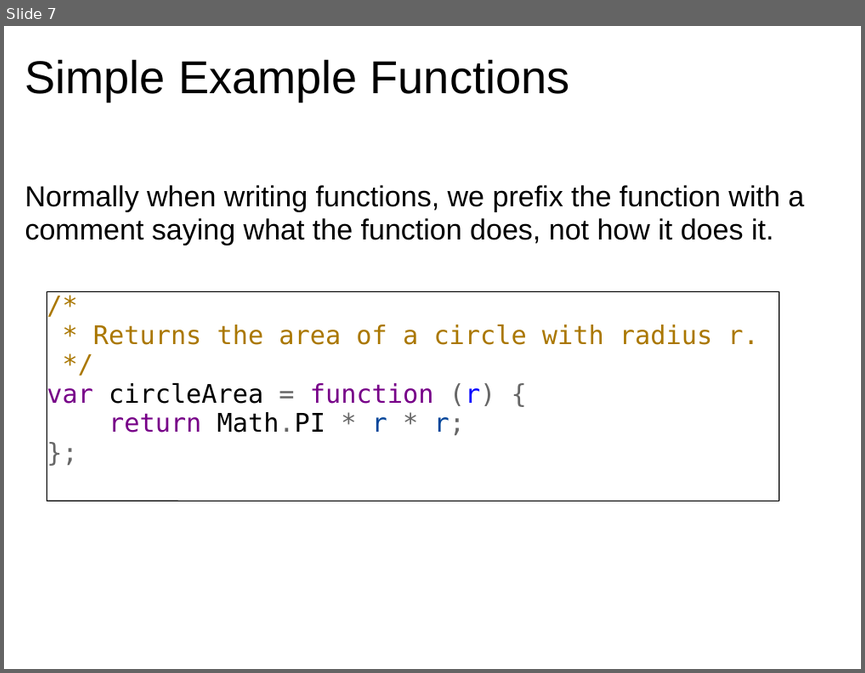
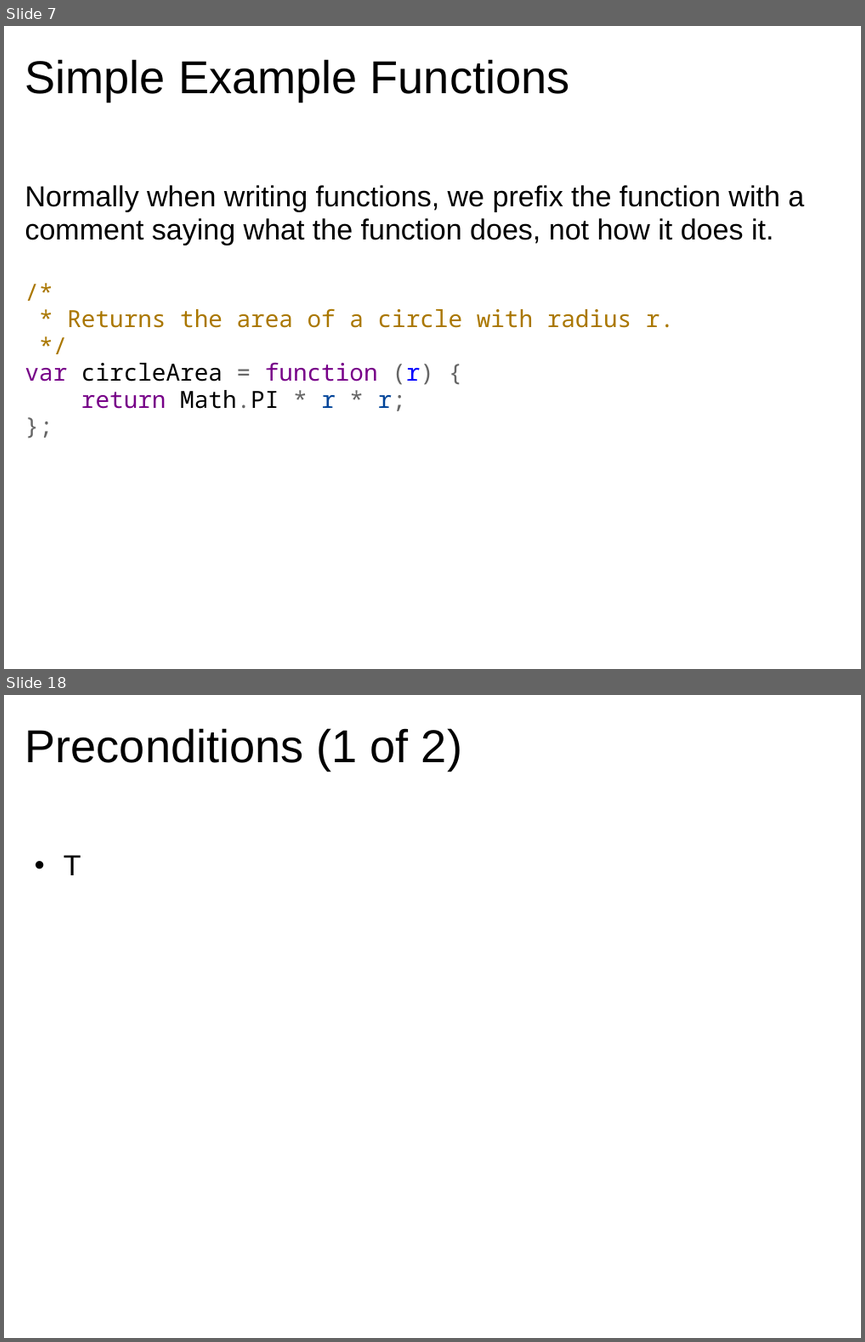
Before and after one commit to dondi/javascript-book, a slide deck: presentations/Chapter_5_Presentation.ppt. Shown one above the other, each under a label of ours: slide 7 before the commit, slides 7 and 18 after it; the slides between them are not shown. The pictures are 865x673 and 865x1342 pixels, drawn with LibreOffice and Linux fonts; fonts in the diff are those of the drawing; background and template pictures are left out. Boxes give left, top, right and bottom in pixels: in the first picture for what was removed or moved away, otherwise in the second. Text is boxed around its words. In the diff, an @@ line names an element or a change of style, - is before the commit and + after.

```diff
--- a/presentations/Chapter_5_Presentation.ppt
+++ b/presentations/Chapter_5_Presentation.ppt
@@ slide 18 added at (x1=4, y1=695, x2=861, y2=1338), background picture (left out) @@
@@ title added at (x1=25, y1=728, x2=462, y2=771), 43 pt, text #000000 @@
+Preconditions (1 of 2)
@@ text added at (x1=64, y1=855, x2=81, y2=875), 27 pt, text #000000 @@
+  • T
@@ slide 7 changed as well @@
@@ text at (x1=25, y1=308, x2=674, y2=411): paragraph added @@
+/*
+* Returns the area of a circle with radius r.
+*/
+var circleArea = function (r) {
+return Math.PI * r * r;
+};
@@ group removed at (x1=46, y1=291, x2=779, y2=500): 8 lines, 1 text @@
-/*
-* Returns the area of a circle with radius r.
-*/
-var circleArea = function (r) {
-return Math.PI * r * r;
-};
```
Also in this commit, not shown: 5 other slides changed, 38 other slides added.
